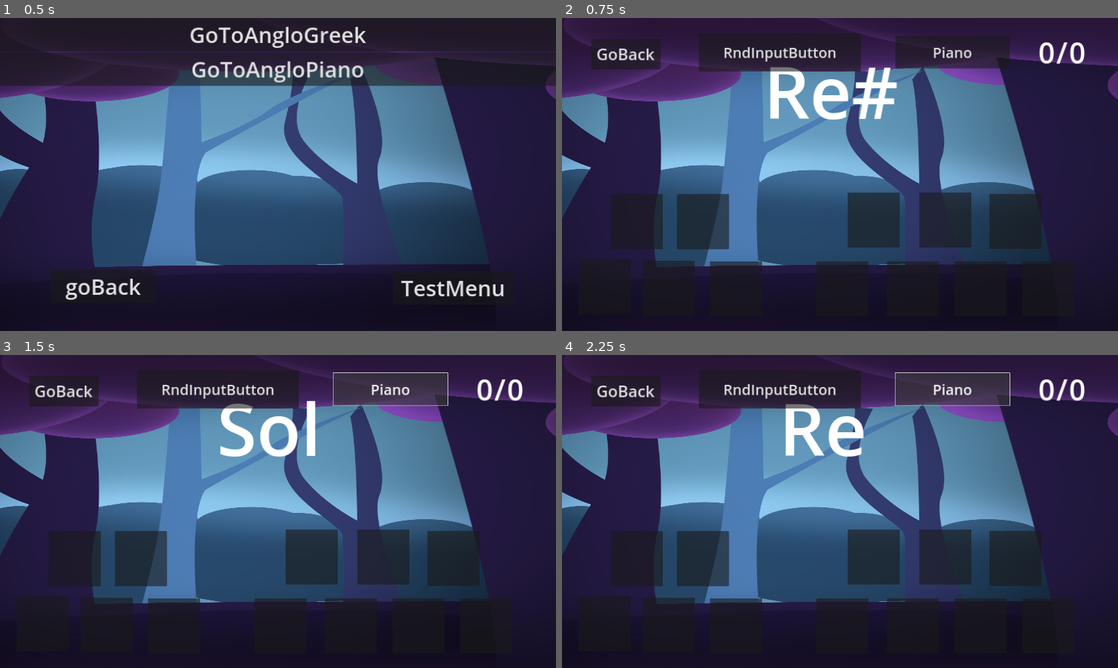
Above: before the commit, frames 1-4 (two rows, left to right).
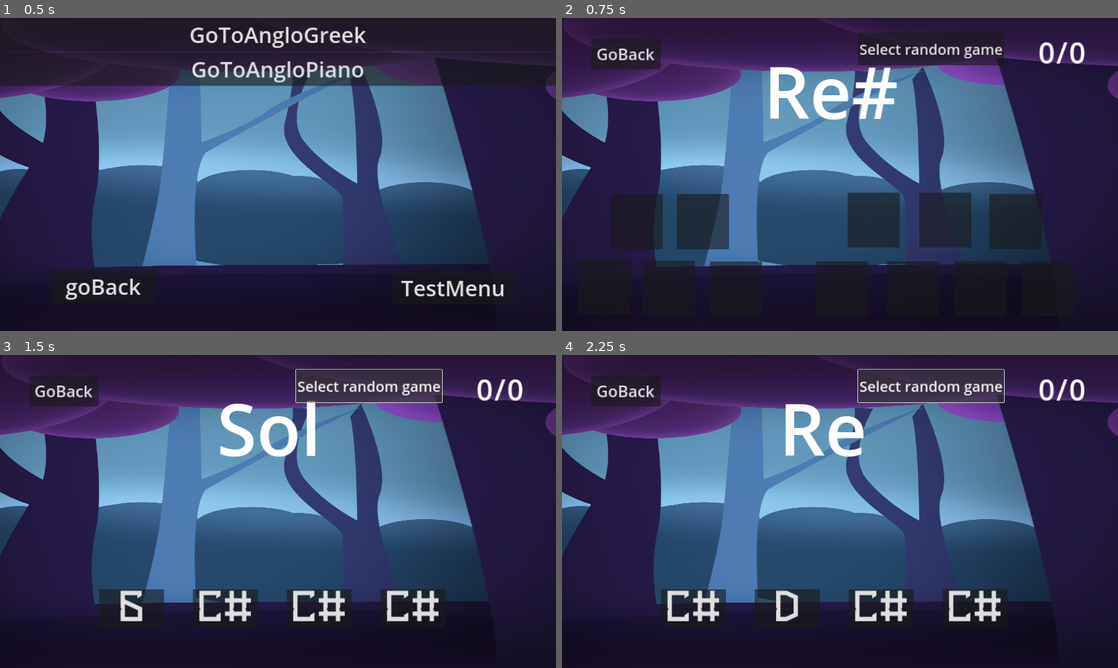
Above: after the commit, the same moments.

Repository: zur11/music_app_backup_1
Game: Godot game, scene res://main.tscn
The game is run twice, just before and just after one commit, with the same random seed, the same clock (stepped at 60 frames per second) and the same inputs.
Inputs (mouse positions are in pixels of both pictures, inside the frame that each line leads up to):
- Up to frame 1 (0.5 s): no input
- Up to frame 2 (0.75 s): click "GoToAngloPiano" at 0.5 s
- Up to frame 3 (1.5 s): click (389, 389) at 1.25 s, where only the run before the commit has a clickable "Piano"
- Up to frame 4 (2.25 s): click (928, 386) at 2 s, where only the run after the commit has a clickable "Select random game"

Frame 1 is identical in both runs. In frame 2, 3.9% of the frame differs, in the area x 24-81%, y 4-18%; in frame 3, 15%, in the area x 8-87%, y 4-86%; in frame 4, 15%.

Commit message:
Ordered Game & GameScreen for better plmrphsm.

Diff:
--- a/game_screen/game.gd
+++ b/game_screen/game.gd
@@ -1,25 +1,4 @@
 class_name Game extends Resource
 
-@export var question_packed_scene: PackedScene : set = _set_question_packed_scene
-@export var answers_packed_scene: PackedScene : set = _set_answers_packed_scene
-
-var question_scene: Node
-var answers_scene: Node
-
-func reset_scenes():
-	_set_asnwer_scene()
-	_set_question_scene()
-
-func _set_question_packed_scene(new_value: PackedScene):
-	question_packed_scene = new_value
-	_set_question_scene()
-
-func _set_question_scene():
-	question_scene = question_packed_scene.instantiate()
-
-func _set_answers_packed_scene(new_value: PackedScene):
-	answers_packed_scene = new_value
-	_set_asnwer_scene()
-
-func _set_asnwer_scene():
-	answers_scene = answers_packed_scene.instantiate()
+@export var question_packed_scene: PackedScene
+@export var answers_packed_scene: PackedScene
--- a/game_screen/game_screen.gd
+++ b/game_screen/game_screen.gd
@@ -6,30 +6,32 @@
 var piano: PackedScene = load("res://game_screen/answers/piano/piano.tscn")
 var question_output:PackedScene = load("res://game_screen/questions/question_output.tscn")
 
-var current_game: Game
+var anglo_greek_game := Game.new()
+var anglo_piano_game := Game.new()
 
-#func _init():
-#	if !current_game:
-#		current_game = Game.new(question_output, random_input_buttons)
+var games : Array[Game]= [anglo_greek_game, anglo_piano_game]
+
+var current_game: Game = Game.new()
 
 func _ready():
-	_set_game()
+	anglo_greek_game.answers_packed_scene = random_input_buttons
+	anglo_greek_game.question_packed_scene = question_output
+	anglo_piano_game.answers_packed_scene = piano
+	anglo_piano_game.question_packed_scene = question_output
+	set_game_scenes()
 
-func _set_game():
-	set_game_scenes()
+func set_game_scenes():
+	set_scenes()
 	await get_tree().process_frame
+	restart_game()
+
+func set_scenes():
+	SceneManagerSystem.get_container("AnswerContainer").goto_scene(current_game.answers_packed_scene.instantiate())
+	SceneManagerSystem.get_container("QuestionContainer").goto_scene(current_game.question_packed_scene.instantiate())
+
+func restart_game():
 	_connect_answer_emiters()
 	_set_new_question()
-
-func set_game_scenes():
-	set_answers_scene(current_game.answers_scene)
-	set_question_scene(current_game.question_scene)
-
-func set_answers_scene(loaded_answer_scene: Node):
-	SceneManagerSystem.get_container("AnswerContainer").goto_scene(loaded_answer_scene)
-
-func set_question_scene(loaded_question_scene: Node):
-	SceneManagerSystem.get_container("QuestionContainer").goto_scene(loaded_question_scene)
 
 func _connect_answer_emiters():
 	for answer_emitter in get_tree().get_nodes_in_group("AnswerEmiters"):
@@ -50,17 +52,9 @@
 	$QuestionContainer/Questions.set_new_question(correct_answer)
 	$AnswerContainer/Answers.set_new_question(correct_answer)
 
-func _on_goto_piano_button_pressed():
-	current_game = Game.new()
-	current_game.question_packed_scene = question_output
-	current_game.answers_packed_scene = piano
-	_set_game()
-
-func _on_goto_random_button_pressed():
-	current_game = Game.new()
-	current_game.question_packed_scene = question_output
-	current_game.answers_packed_scene = random_input_buttons
-	_set_game()
+func _on_select_game_button_pressed():
+	current_game = games[randi() % games.size()]
+	set_game_scenes()
 
 func _on_go_back_to_menu_button_pressed():
 	SceneManagerSystem.get_container("ScreenContainer").goto_previous_scene()
--- a/game_screen/game_screen_theme_1.tscn
+++ b/game_screen/game_screen_theme_1.tscn
@@ -24,23 +24,14 @@
 layout_mode = 1
 mouse_filter = 2
 
-[node name="GotoPianoButton" type="Button" parent="."]
+[node name="SelectGameButton" type="Button" parent="."]
 layout_mode = 0
-offset_left = 1151.0
-offset_top = 62.0
-offset_right = 1546.0
-offset_bottom = 174.0
+offset_left = 1022.0
+offset_top = 51.0
+offset_right = 1527.0
+offset_bottom = 163.0
 theme_override_font_sizes/font_size = 50
-text = "Piano"
-
-[node name="GotoRandomButton" type="Button" parent="."]
-layout_mode = 0
-offset_left = 473.0
-offset_top = 52.0
-offset_right = 1032.0
-offset_bottom = 184.0
-theme_override_font_sizes/font_size = 50
-text = "RndInputButton"
+text = "Select random game"
 
 [node name="GoBackToMenuButton" type="Button" parent="."]
 layout_mode = 0
@@ -51,6 +42,5 @@
 theme_override_font_sizes/font_size = 55
 text = "GoBack"
 
-[connection signal="pressed" from="GotoPianoButton" to="." method="_on_goto_piano_button_pressed"]
-[connection signal="pressed" from="GotoRandomButton" to="." method="_on_goto_random_button_pressed"]
+[connection signal="pressed" from="SelectGameButton" to="." method="_on_select_game_button_pressed"]
 [connection signal="pressed" from="GoBackToMenuButton" to="." method="_on_go_back_to_menu_button_pressed"]
--- a/menus_screens/games_menu/games_menu.gd
+++ b/menus_screens/games_menu/games_menu.gd
@@ -1,14 +1,12 @@
 extends Control
 
 func _ready():
-	for goto_game_button in $GotoGameButtons.get_children():
+	for goto_game_button in get_node("%GotoGameButtons").get_children():
 		goto_game_button.pressed.connect(_goto_game.bind(goto_game_button))
 
 func _goto_game(goto_game_button: GotoGameButton):
 	var game_screen = load("res://game_screen/game_screen_theme_1.tscn").instantiate()
-	var current_game: Game = goto_game_button.game
-
-	game_screen.current_game = current_game
+	game_screen.current_game = goto_game_button.game
 
 	SceneManagerSystem.get_container("ScreenContainer").goto_scene(game_screen)
 
--- a/menus_screens/games_menu/games_menu_theme_1.tscn
+++ b/menus_screens/games_menu/games_menu_theme_1.tscn
@@ -24,6 +24,7 @@
 script = ExtResource("1_bwuaj")
 
 [node name="GotoGameButtons" type="VBoxContainer" parent="."]
+unique_name_in_owner = true
 layout_mode = 1
 anchors_preset = 15
 anchor_right = 1.0
--- a/menus_screens/games_menu/go_to_game_button/go_to_game_button.gd
+++ b/menus_screens/games_menu/go_to_game_button/go_to_game_button.gd
@@ -1,6 +1,3 @@
 class_name GotoGameButton extends Button
 
 @export var game:Game
-
-func _ready():
-	game.reset_scenes()
